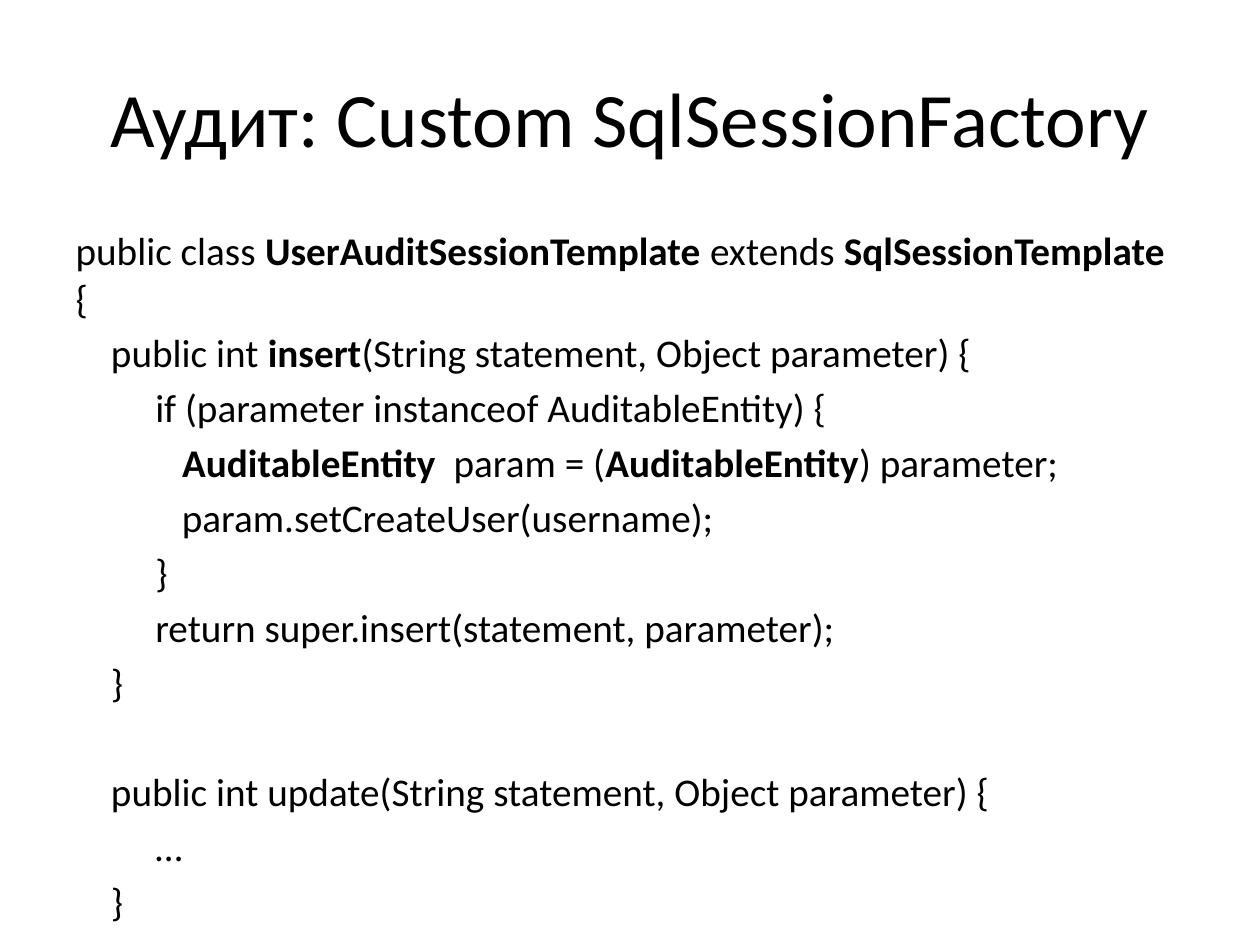
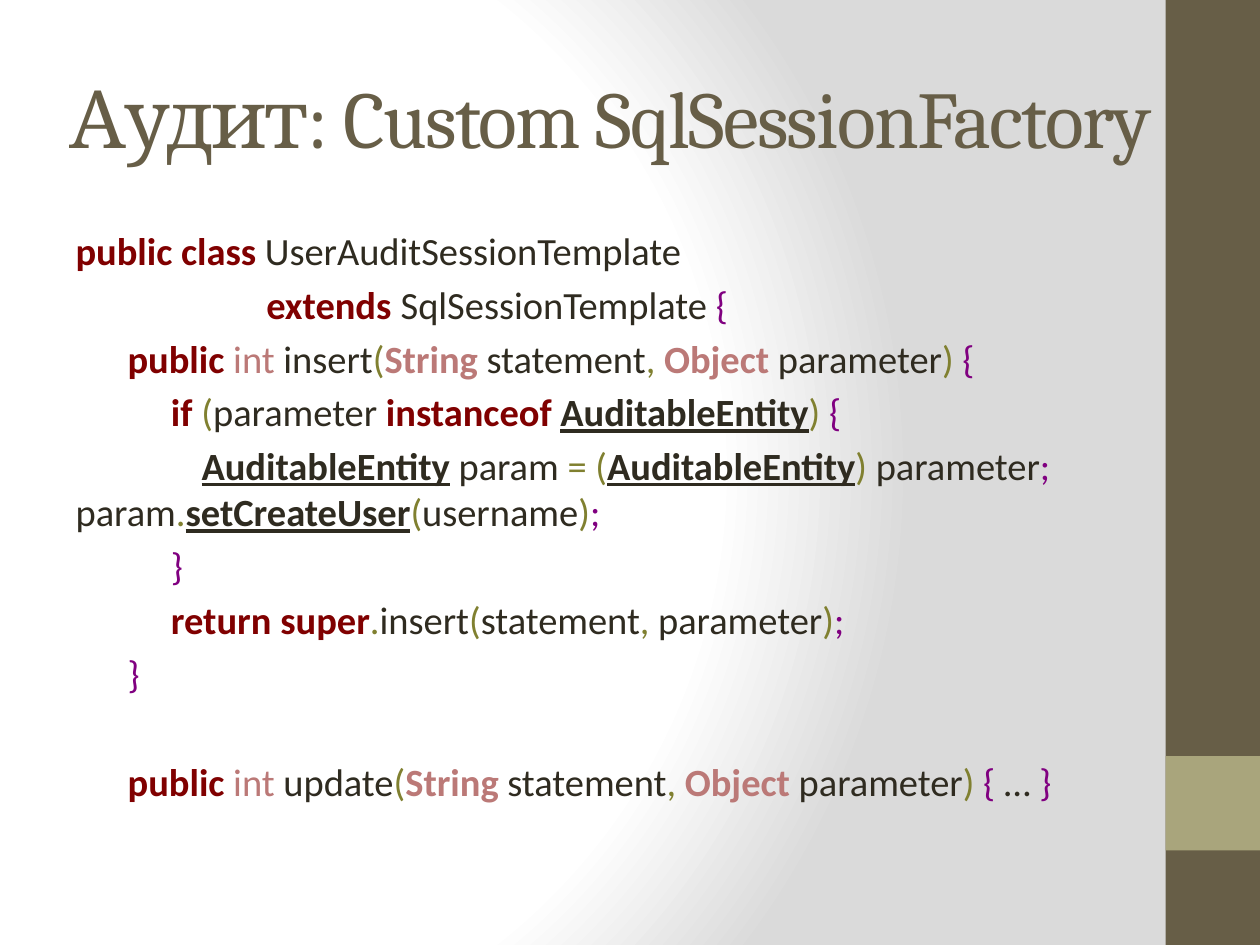
Before and after one commit to vitali-kviatkouski/personal, a slide deck: slide 15 of MyBatis.pptx. Drawn at 1260x945 pixels with LibreOffice and Linux fonts; fonts in the diff are those of the drawing. Boxes give left, top, right and bottom in pixels: in the first picture for what was removed or moved away, otherwise in the second. Text is boxed around its words. In the diff, an @@ line names an element or a change of style, - is before the commit and + after.

```diff
--- a/MyBatis.pptx
+++ b/MyBatis.pptx
@@ background #FFFFFF to gradient #FFFFFF to #DADADA @@
@@ rectangle added at [1166,0,1260,945], fill #675E47 @@
@@ title "Аудит: Custom SqlSessionFactory": place and size @@
-title "Аудит: Custom SqlSessionFactory" at [110,93,1148,160]
+title "Аудит: Custom SqlSessionFactory" at [69,90,1151,168]
@@ title "Аудит: Custom SqlSessionFactory" at [69,90,1151,168]: size 44 to 46 pt, font Calibri to Cambria, text colour #000000 to #675E47, letter spacing 0 to -1 pt @@
@@ text at [76,238,707,326]: text changed; size 22.4 to 22 pt; text colour #000000 to #2F2B20; bold off @@
-public class UserAuditSessionTemplate extends SqlSessionTemplate {
+public class UserAuditSessionTemplate
+extends SqlSessionTemplate {
@@ text at [128,345,954,640]: size 22.4 to 22 pt in "public int insert(String statement, Object parameter) {", "if (parameter instanceof AuditableEntity) {", "}", "return super.insert(statement, parameter);" and 1 more places; text colour #000000 to #800000 in "public", "if instanceof", "return super.insert(statement,"; text colour #000000 to #BB7977 in "int insert(String Object"; text colour #000000 to #2F2B20, text colour #000000 to #808030 in "insert(String statement, parameter)", "(parameter AuditableEntity)", "super.insert(statement, parameter);"; text colour #000000 to #800080 in "{", "{", "}", "parameter);" and 1 more places; bold on in "public insert(String Object", "if instanceof AuditableEntity)", "return super.insert(statement,"; bold off in "insert(String"; underline on in "AuditableEntity)" @@
@@ text at [76,452,1050,533]: text changed; size 22.4 to 22 pt; text colour #000000 to #2F2B20; bold on @@
-AuditableEntity param = (AuditableEntity) parameter;
-param.setCreateUser(username);
+AuditableEntity param = (AuditableEntity) parameter; param.setCreateUser(username);
@@ text at [128,768,975,803]: text changed; size 22.4 to 22 pt; text colour #000000 to #2F2B20 @@
-public int update(String statement, Object parameter) {
-…
-}
+public int update(String statement, Object parameter) { … }
@@ rectangle added at [1166,756,1260,850], fill #A9A57C @@
```
Also in this commit, not shown: 21 other slides changed, 4 slides added, 1 slide removed.
